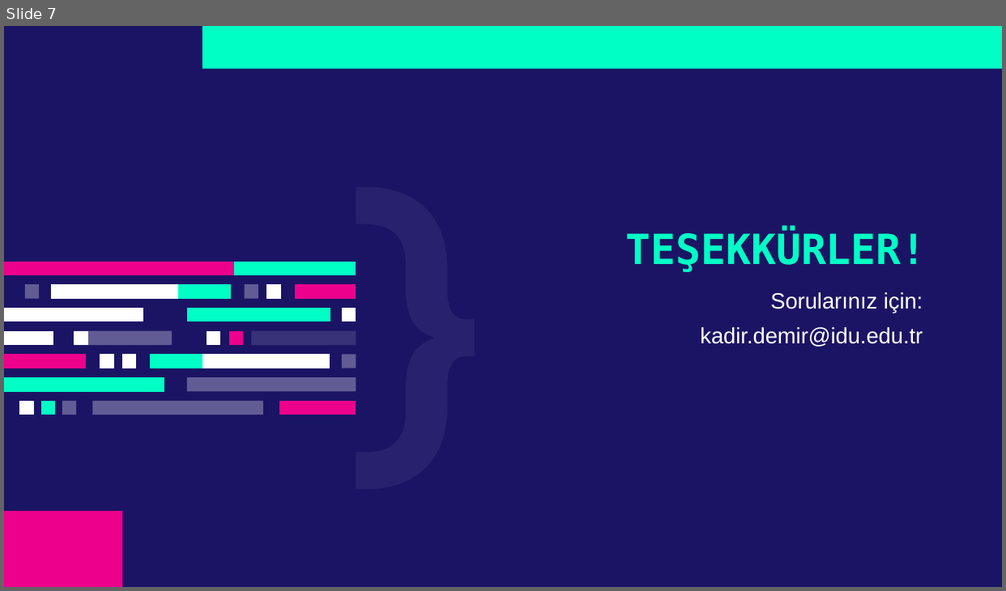
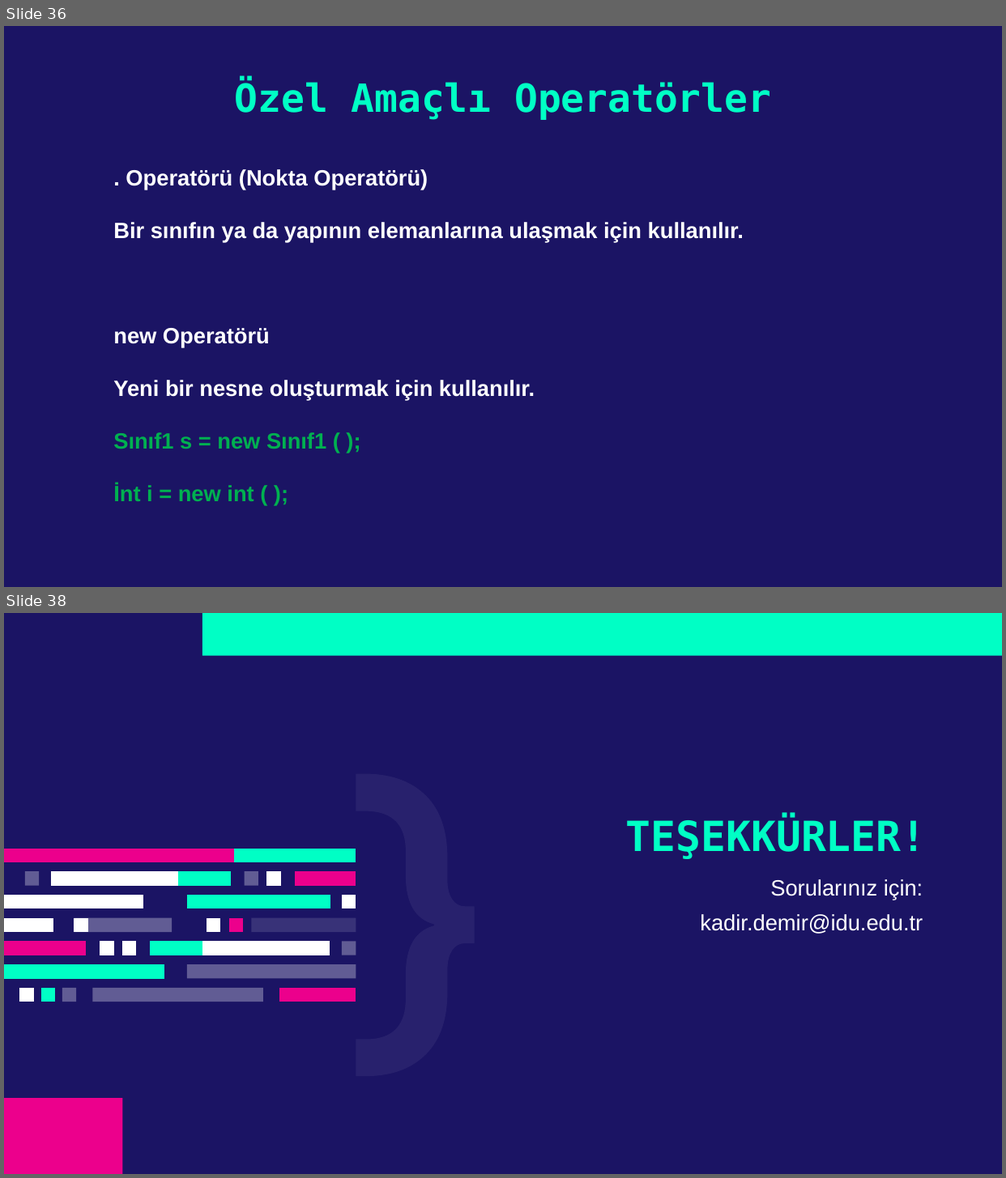
Before and after one commit to kadirdemir/C-Sharp-2022, a slide deck: Operatörler.pptx. Shown one above the other, each under a label of ours: slide 7 before the commit, slides 36 and 38 after it; the slides between them are not shown. The pictures are 1006x591 and 1006x1178 pixels, drawn with LibreOffice and Linux fonts; fonts in the diff are those of the drawing. Boxes give left, top, right and bottom in pixels: in the first picture for what was removed or moved away, otherwise in the second. Text is boxed around its words. In the diff, an @@ line names an element or a change of style, - is before the commit and + after.

Commit message:
Operatörler Sunumu güncellendi

```diff
--- a/Operatörler.pptx
+++ b/Operatörler.pptx
@@ slide 36 added at (4,26,1002,587), background #1B1464 @@
@@ title added at (235,80,771,120), 28 pt, text #00FFC5, bold @@
+Özel Amaçlı Operatörler
@@ text added at (113,169,744,501), 16 pt, text #FFFFFF, bold @@
+. Operatörü (Nokta Operatörü)
+Bir sınıfın ya da yapının elemanlarına ulaşmak için kullanılır.
+new Operatörü
+Yeni bir nesne oluşturmak için kullanılır.
+Sınıf1 s = new Sınıf1 ( );
+İnt i = new int ( );
@@ what was slide 7 is now slide 38 @@
```
Also in this commit, not shown: 30 other slides added.
